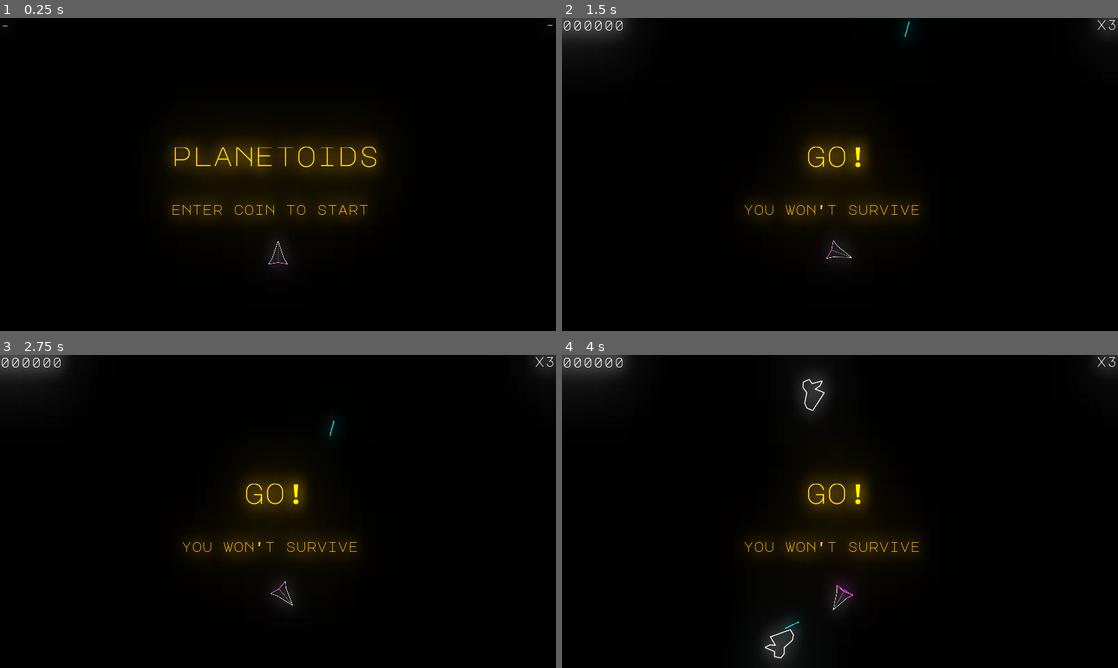
Above: before the commit, frames 1-4 (two rows, left to right).
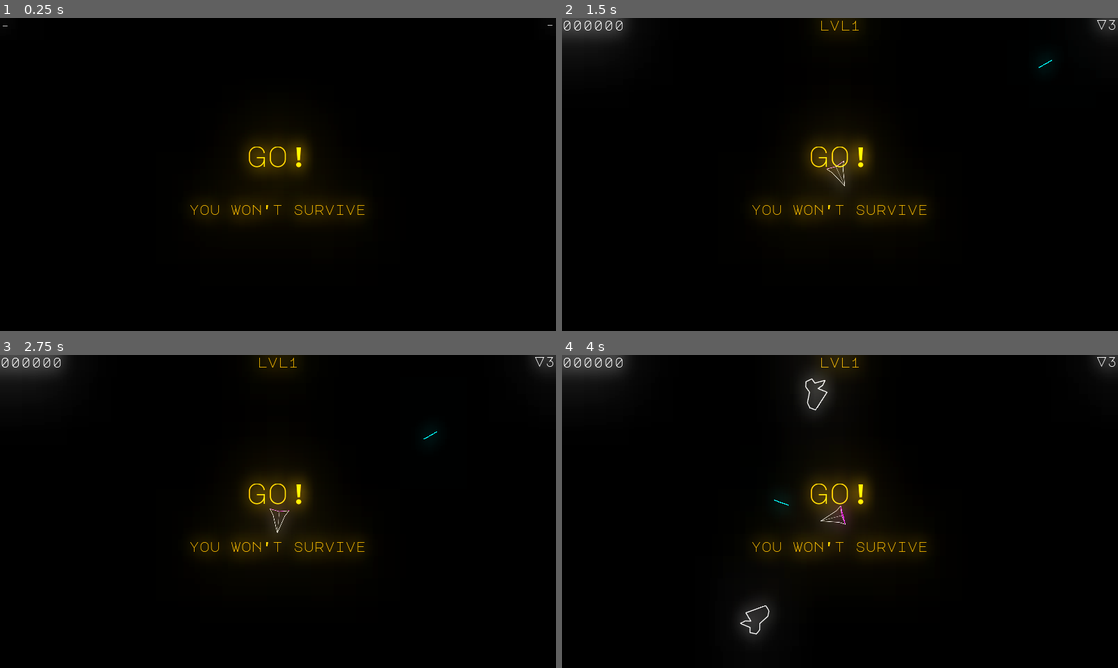
Above: after the commit, the same moments.

Repository: liske/Planetoids
Game: Godot game, scene res://scenes/Space.tscn
The game is run twice, just before and just after one commit, with the same random seed, the same clock (stepped at 60 frames per second) and the same inputs.
Inputs:
- Up to frame 1 (0.25 s): no input
- Up to frame 2 (1.5 s): tap Enter at 0.5 s; hold Right (rotate_right) 0.53-1.28 s; tap Space (shoot) at 0.6 s; hold Left (rotate_left) from 1.28 s (still down); tap W (boost) at 1.35 s
- Up to frame 3 (2.75 s): tap Space (shoot) at 1.55, 2.1 s; release Left (rotate_left) at 2.03 s; hold Right (rotate_right) from 2.03 s (still down)
- Up to frame 4 (4 s): tap Space (shoot) at 2.85, 3.8 s; release Right (rotate_right) at 3.53 s; hold Left (rotate_left) from 3.53 s (still down); hold W (boost) from 3.53 s (still down)

The runs differ from the first frame. In frame 1, 3.6% of the frame differs, in the area x 30-69%, y 38-79%; in frame 2, 1.1%; in frame 3, 1.1%; in frame 4, 2.5%.

Commit message:
space: move game state+logic into dedicated class

Diff:
--- a/objects/controls/HUD.gd
+++ b/objects/controls/HUD.gd
@@ -1,12 +1,14 @@
 extends Control
+
+func update_level(value):
+	$Level.text = "lvl%d" % value
+
+func update_lives(value):
+	$Lives.text = "V%d" % value
 
 func update_score(value):
 	$Score.text = "%06d" % value
 
-
-func update_lives(value):
-	$Lives.text = "x%d" % value
-
 func show_start():
 	$MainMessage.text = "go!"
 	$SubMessage.text = "you won't survive"
--- a/objects/controls/HUD.tscn
+++ b/objects/controls/HUD.tscn
@@ -10,9 +10,9 @@
 script = ExtResource( 3 )
 
 [node name="MainMessage" type="Label" parent="."]
-margin_left = 398.0
+margin_left = 160.0
 margin_top = 284.0
-margin_right = 868.0
+margin_right = 1120.0
 margin_bottom = 349.0
 grow_horizontal = 2
 grow_vertical = 2
@@ -23,10 +23,10 @@
 valign = 1
 
 [node name="SubMessage" type="Label" parent="."]
-margin_left = 564.0
-margin_top = 433.0
-margin_right = 679.0
-margin_bottom = 447.0
+margin_left = 160.0
+margin_top = 423.5
+margin_right = 1120.0
+margin_bottom = 456.5
 grow_horizontal = 2
 grow_vertical = 2
 custom_colors/font_color = Color( 1, 0.74902, 0, 1 )
@@ -41,6 +41,15 @@
 custom_fonts/font = ExtResource( 2 )
 text = "-"
 
+[node name="Level" type="Label" parent="."]
+margin_left = 320.0
+margin_right = 960.0
+margin_bottom = 33.0
+grow_horizontal = 2
+custom_colors/font_color = Color( 1, 0.74902, 0, 1 )
+custom_fonts/font = ExtResource( 2 )
+align = 1
+
 [node name="Lives" type="Label" parent="."]
 margin_left = 1135.0
 margin_top = -1.0
--- a/project.godot
+++ b/project.godot
@@ -19,6 +19,7 @@
 window/size/width=1280
 window/size/height=720
 window/size/borderless=true
+window/size/fullscreen=true
 window/stretch/mode="2d"
 window/stretch/aspect="expand"
 
--- a/scenes/Space.gd
+++ b/scenes/Space.gd
@@ -7,9 +7,66 @@
 ]
 
 var ASTROID_OFFSET = -200
-var idle_game = true
-var player_score : int setget _player_score_set
-var player_lives : int setget _player_lives_set
+
+class Planetoids:
+	var idle : bool
+	var level: int setget _level_set
+	var lives: int setget _lives_set
+	var score: int setget _score_set
+
+	var hud
+	var ship
+
+	func _level_set(value):
+		level = value
+		hud.update_level(value)
+
+	func _lives_set(value):
+		lives = value
+		hud.update_lives(value)
+
+	func _score_set(value):
+		score = value
+		hud.update_score(value)
+
+	func _init(hud, ship):
+		self.hud = hud
+		self.ship = ship
+
+	func idle():
+		self.idle = true
+
+		hud.show_start()
+
+		self.ship.visible = false
+		self.ship.collision_layer = 2
+		self.ship.collision_mask = 0
+		self.ship.position.x = 640
+		self.ship.position.y = 360
+
+	func start():
+		self.idle = false
+
+		self.level = 1
+		self.lives = 3
+		self.score = 0
+
+		self.hud.show_start()
+
+		self.ship.visible = true
+		self.ship.collision_layer = 1
+		self.ship.collision_mask = 1
+
+	func weapon_hit(body):
+		self.score += 10
+		body.queue_free()
+
+#var idle_game = true
+#var player_level : int setget _player_lives_set
+#var player_lives : int setget _player_lives_set
+#var player_score : int setget _player_score_set
+
+var planetoids : Planetoids
 
 onready var viewport_size = get_viewport_rect().size
 
@@ -21,22 +78,17 @@
 	# handle viewport resizing
 	get_tree().get_root().connect("size_changed", self, "_viewport_changed")
 
-func _player_score_set(value):
-	player_score = value
-	$HUD.update_score(value)
-
-func _player_lives_set(value):
-	player_lives = value
-	$HUD.update_lives(value)
+	planetoids = Planetoids.new($HUD, $Ship)
+	planetoids.idle()
 
 func _viewport_changed():
 	# record current viewport size
 	viewport_size = get_viewport_rect().size
 
 func _input(_event):
-	if idle_game:
+	if planetoids.idle:
 		if Input.is_action_just_pressed("shoot"):
-			start_game()
+			planetoids.start()
 
 func _on_Timer_timeout():
 	var sector = randi() % 4
@@ -69,11 +121,4 @@
 	astroid.add_torque(-400 + randi() % 800)
 
 func _on_Ship_laser_has_hit(body):
-	self.player_score += 10
-	body.queue_free()
-
-func start_game():
-	idle_game = false
-	self.player_score = 0
-	self.player_lives = 3
-	$HUD.show_start()
+	planetoids.weapon_hit(body)
--- a/scenes/Space.tscn
+++ b/scenes/Space.tscn
@@ -17,8 +17,8 @@
 script = ExtResource( 2 )
 
 [node name="Ship" parent="." instance=ExtResource( 1 )]
-position = Vector2( 640, 540 )
-rotation = -1.5708
+position = Vector2( 640, 360 )
+rotation = -0.785398
 scale = Vector2( 0.5, 0.5 )
 
 [node name="Timer" type="Timer" parent="."]
Not shown, changed: .gitignore
